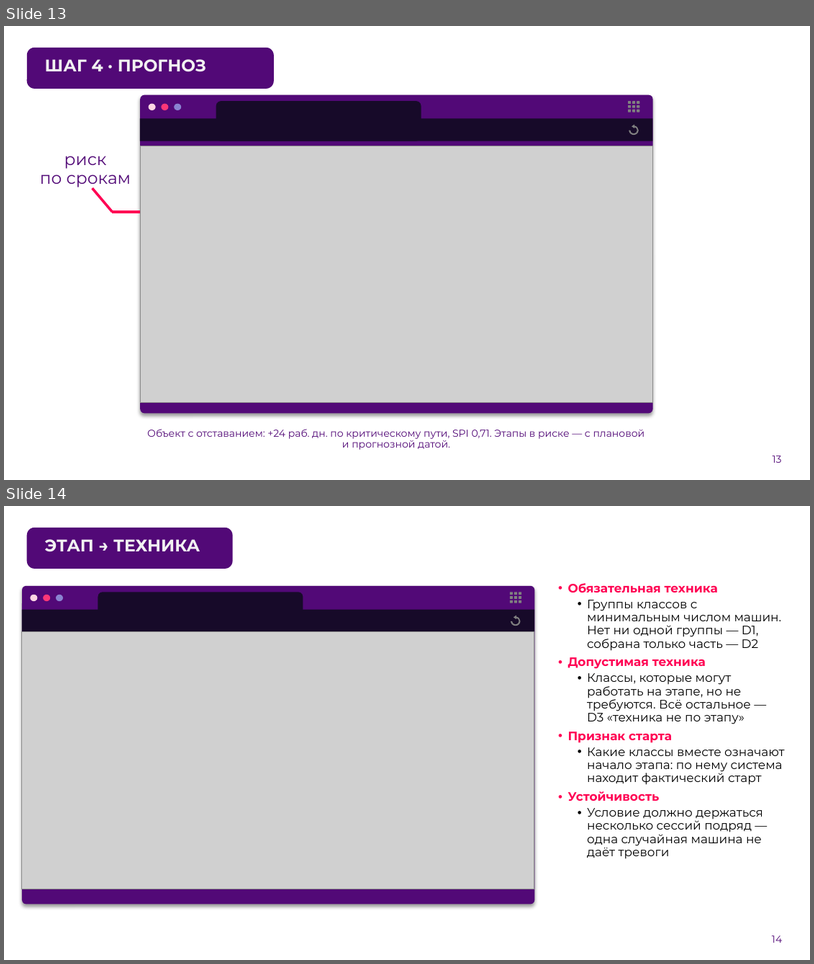
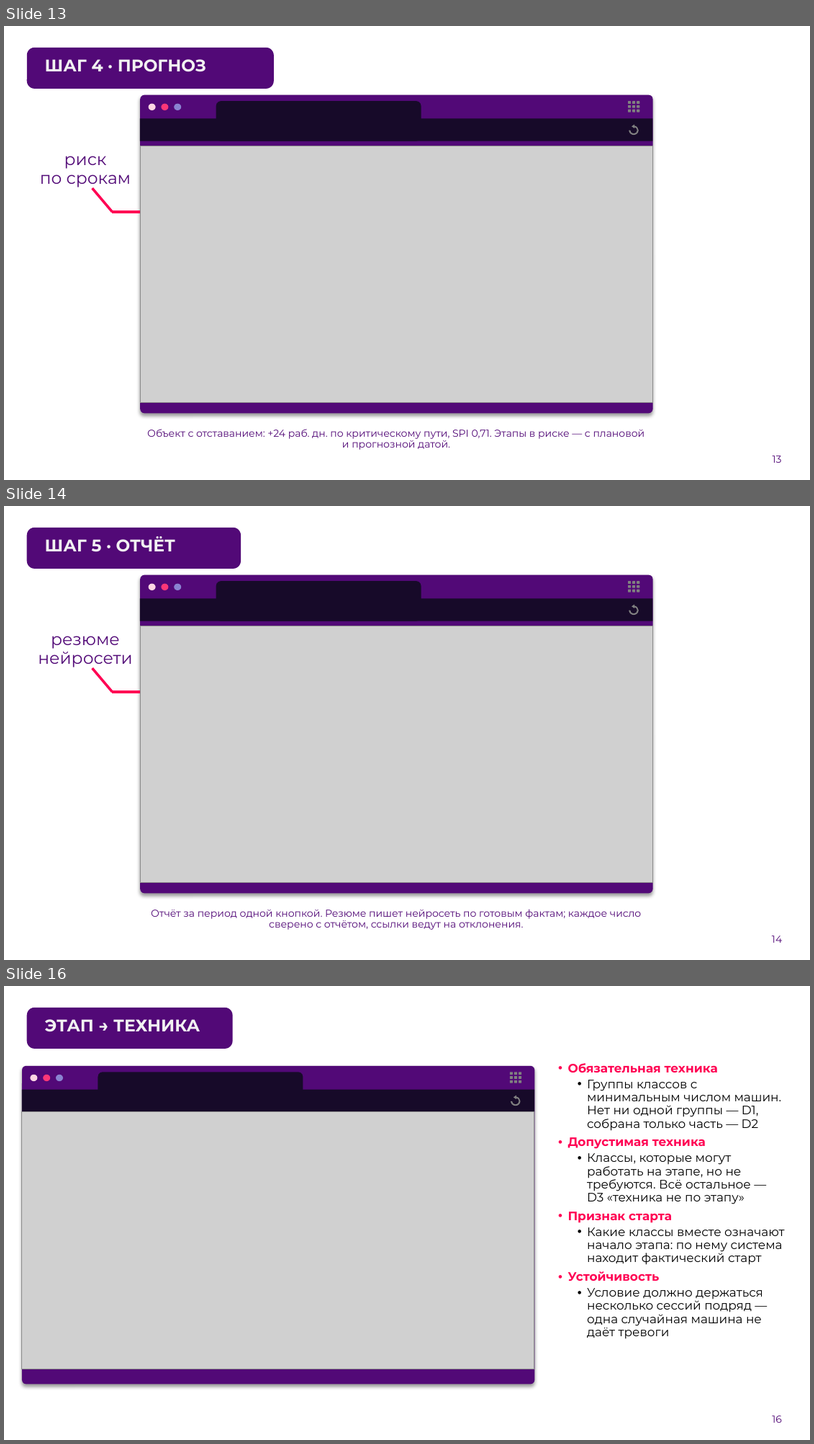
Before and after one commit to denbugg/ConstructionSupervision, a slide deck: docs/presentation.pptx. Shown one above the other, each under a label of ours: slides 13 and 14 before the commit, slides 13, 14 and 16 after it; the slides between them are not shown. The pictures are 814x964 and 814x1444 pixels, drawn with LibreOffice and Linux fonts; fonts in the diff are those of the drawing; grey boxes stand for pictures; background and template pictures are left out. Boxes give left, top, right and bottom in pixels: in the first picture for what was removed or moved away, otherwise in the second. Text is boxed around its words. In the diff, an @@ line names an element or a change of style, - is before the commit and + after.

```diff
--- a/docs/presentation.pptx
+++ b/docs/presentation.pptx
@@ slide 14 added at [4, 506, 810, 960], background picture (left out) @@
@@ rounded rectangle added at [27, 527, 241, 569], fill #520977 @@
@@ title added at [45, 536, 175, 552], 20 pt, text #F2F2F2, bold @@
+ШАГ 5 · ОТЧЁТ
@@ group added at [140, 575, 653, 893]: 10 freeform shapes, 4 ellipses, 2 rounded rectangles, 1 rectangle, 1 picture @@
@@ text added at [38, 636, 132, 667], 20 pt, text #520977 @@
+резюме
+нейросети
@@ line added from (112, 692) to (93, 668), #FF0053 3 pt @@
@@ line added from (140, 692) to (112, 692), #FF0053 3 pt @@
@@ text added at [151, 908, 641, 929], 12 pt, text #520977 @@
+Отчёт за период одной кнопкой. Резюме пишет нейросеть по готовым фактам; каждое число сверено с отчётом, ссылки ведут на отклонения.
@@ page number added at [772, 935, 782, 942], 12 pt, text #520977 @@
+14
@@ what was slide 14 is now slide 16 @@
@@ page number at [772, 1415, 782, 1422]: text changed @@
-14
+16
```
Also in this commit, not shown: 1 other slide added, 1 other file.
